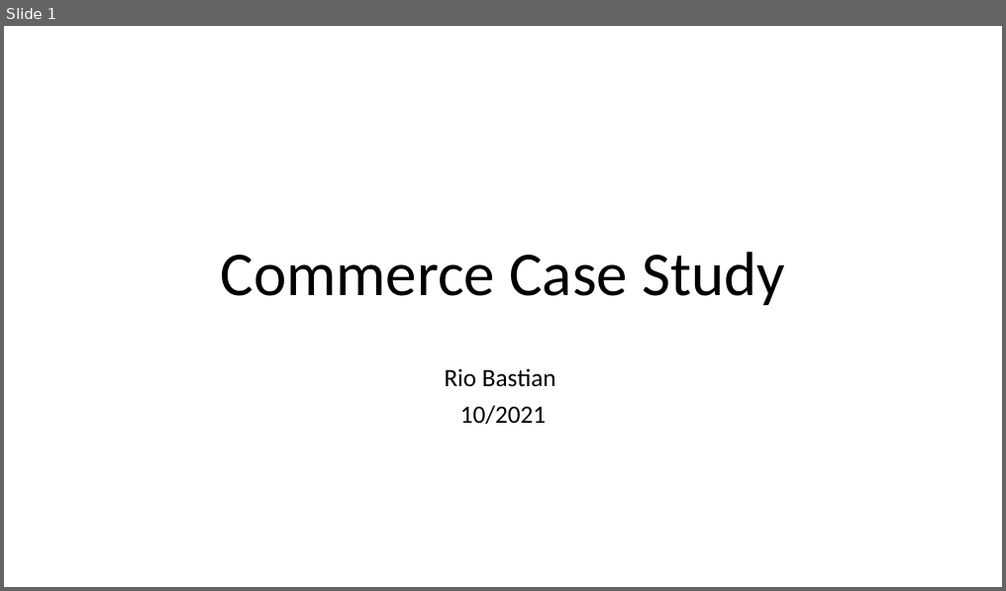
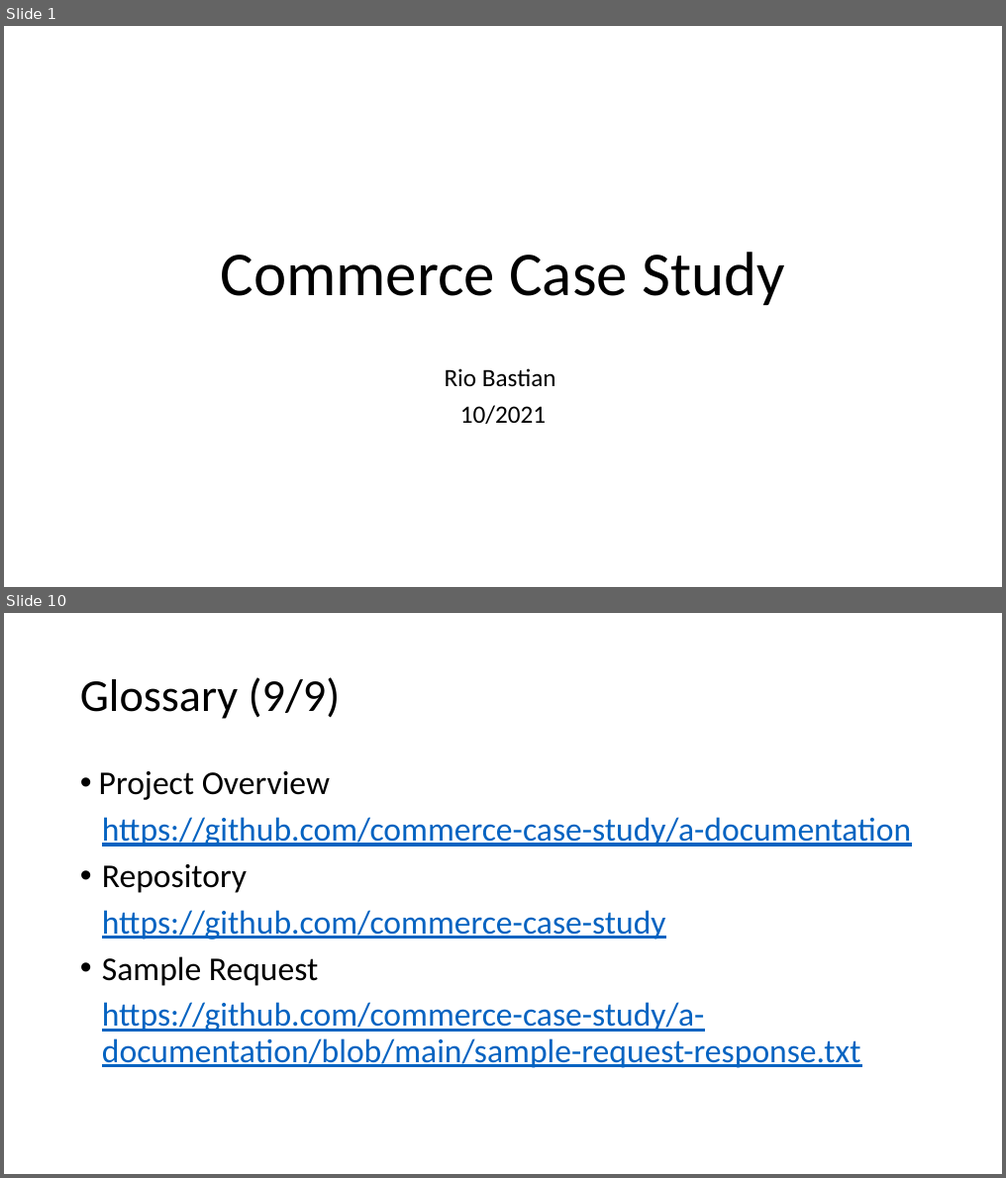
Before and after one commit to commerce-case-study/a-documentation, a slide deck: commerce_case_study.pptx. Shown one above the other, each under a label of ours: slide 1 before the commit, slides 1 and 10 after it; the slides between them are not shown. The pictures are 1006x591 and 1006x1178 pixels, drawn with LibreOffice and Linux fonts; fonts in the diff are those of the drawing. Boxes give left, top, right and bottom in pixels: in the first picture for what was removed or moved away, otherwise in the second. Text is boxed around its words. In the diff, an @@ line names an element or a change of style, - is before the commit and + after.

Commit message:
[ribas] add documentation

```diff
--- a/commerce_case_study.pptx
+++ b/commerce_case_study.pptx
@@ slide 10 added at [4, 613, 1002, 1174], background #FFFFFF @@
@@ title added at [80, 677, 341, 719], 44 pt, text #000000 @@
+Glossary (9/9)
@@ text added at [99, 771, 911, 1068], 32 pt, text #0563C1, underline @@
+• Project Overview
+https://github.com/commerce-case-study/a-documentation
+• Repository
+https://github.com/commerce-case-study
+• Sample Request
+https://github.com/commerce-case-study/a-documentation/blob/main/sample-request-response.txt
```
Also in this commit, not shown: 8 slides changed, 1 other slide added.
